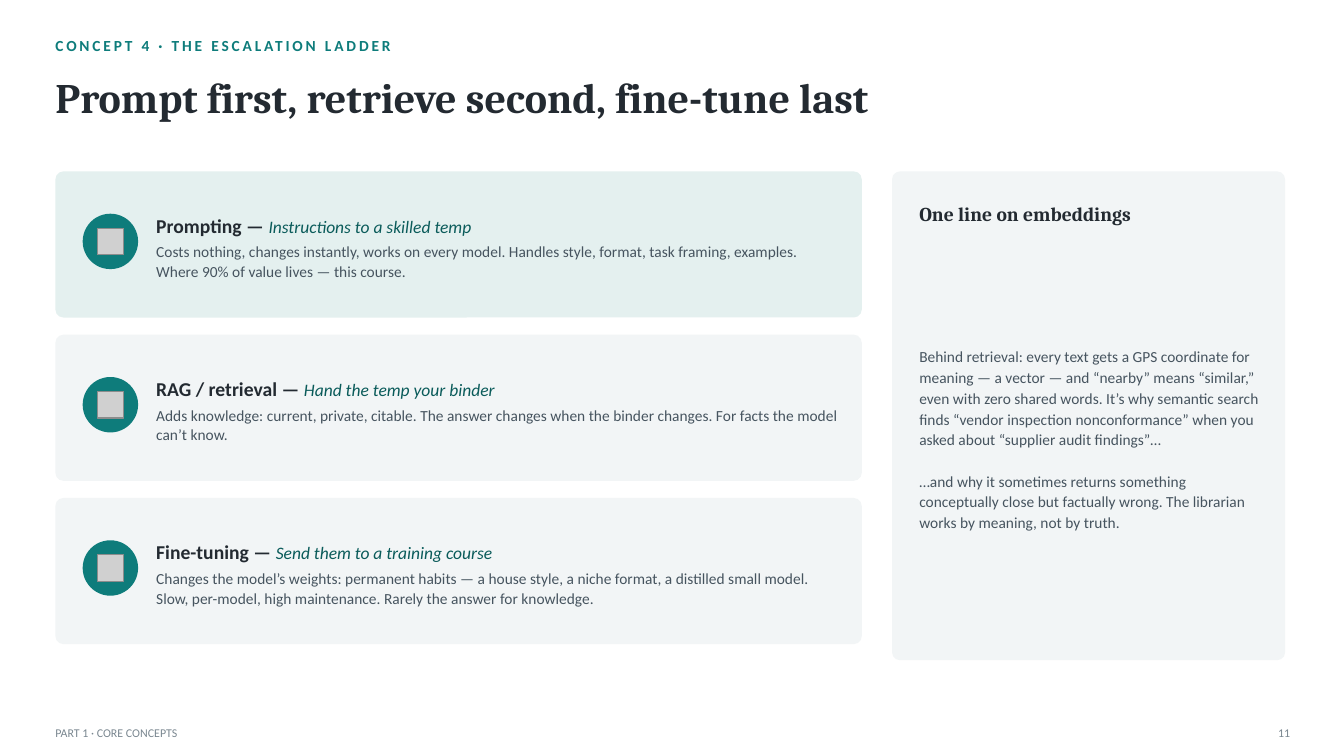
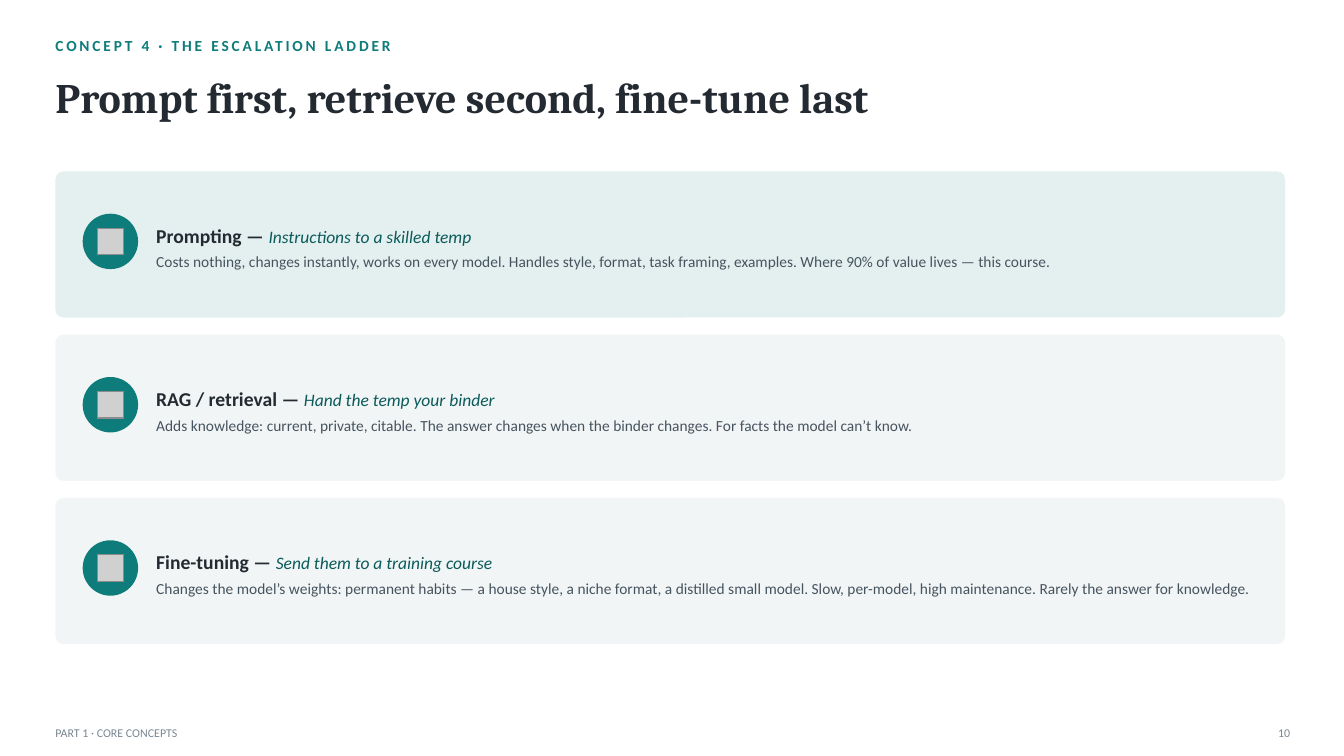
Before and after one commit to naviero1/Claude-Works, a slide deck: slide 10 of ai-training-prompt-engineering/deliverables/From_Prompts_to_Agents_Training.pptx (slide 11 before the commit). Drawn at 1344x756 pixels with LibreOffice and Linux fonts; fonts in the diff are those of the drawing; grey boxes stand for pictures. Boxes give left, top, right and bottom in pixels: in the first picture for what was removed or moved away, otherwise in the second. Text is boxed around its words. In the diff, an @@ line names an element or a change of style, - is before the commit and + after.

```diff
--- a/ai-training-prompt-engineering/deliverables/From_Prompts_to_Agents_Training.pptx
+++ b/ai-training-prompt-engineering/deliverables/From_Prompts_to_Agents_Training.pptx
@@ rounded rectangle: place and size @@
-rounded rectangle at [55, 171, 862, 318]
+rounded rectangle at [55, 171, 1286, 318]
@@ rounded rectangle removed at [892, 171, 1286, 660] @@
@@ text "Prompting — Instructions to a ..." rewrapped from [156, 219, 797, 277] to [156, 229, 1050, 270] @@
@@ text removed at [919, 207, 1131, 226] @@
-One line on embeddings
@@ rounded rectangle: place and size @@
-rounded rectangle at [55, 335, 862, 481]
+rounded rectangle at [55, 335, 1286, 481]
@@ text "RAG / retrieval — Hand ..." rewrapped from [156, 382, 837, 440] to [156, 392, 912, 434] @@
@@ text removed at [919, 351, 1258, 531] @@
-Behind retrieval: every text gets a GPS coordinate for meaning — a vector — and “nearby” means “similar,” even with zero shared words. It’s why semantic search finds “vendor inspection nonconformance” when you asked about “supplier audit findings”…
-…and why it sometimes returns something conceptually close but factually wrong. The librarian works by meaning, not by truth.
@@ rounded rectangle: place and size @@
-rounded rectangle at [55, 498, 862, 644]
+rounded rectangle at [55, 498, 1286, 644]
@@ text "Fine-tuning — Send them to ..." rewrapped from [156, 545, 809, 607] to [156, 555, 1249, 597] @@
@@ text at [1278, 729, 1290, 737]: text changed @@
-11
+10
```
Also in this commit, not shown: 36 other slides changed, 12 slides added, 5 slides removed, 13 other files.
